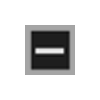
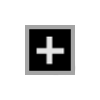
Before/after of a 100px x 100px layered artwork. What changed in the layer stack:
hid "minus" over (x1=25, y1=25, x2=75, y2=75)
showed "Layer 0" over (x1=25, y1=25, x2=76, y2=76)
